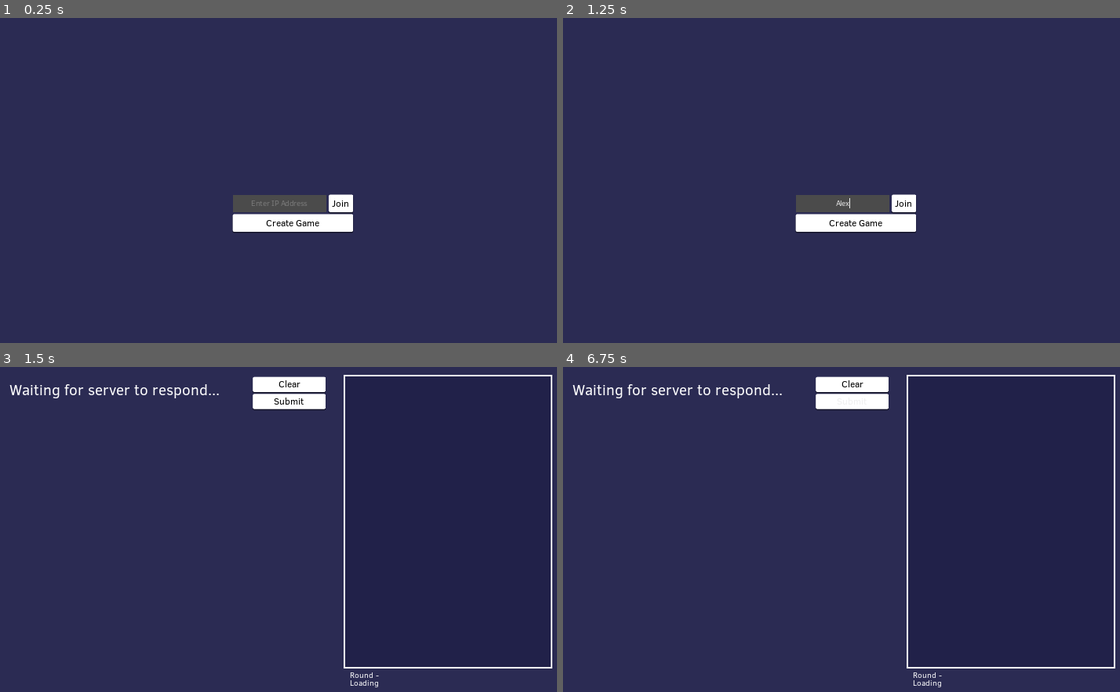
Above: before the commit, frames 1-4 (two rows, left to right).
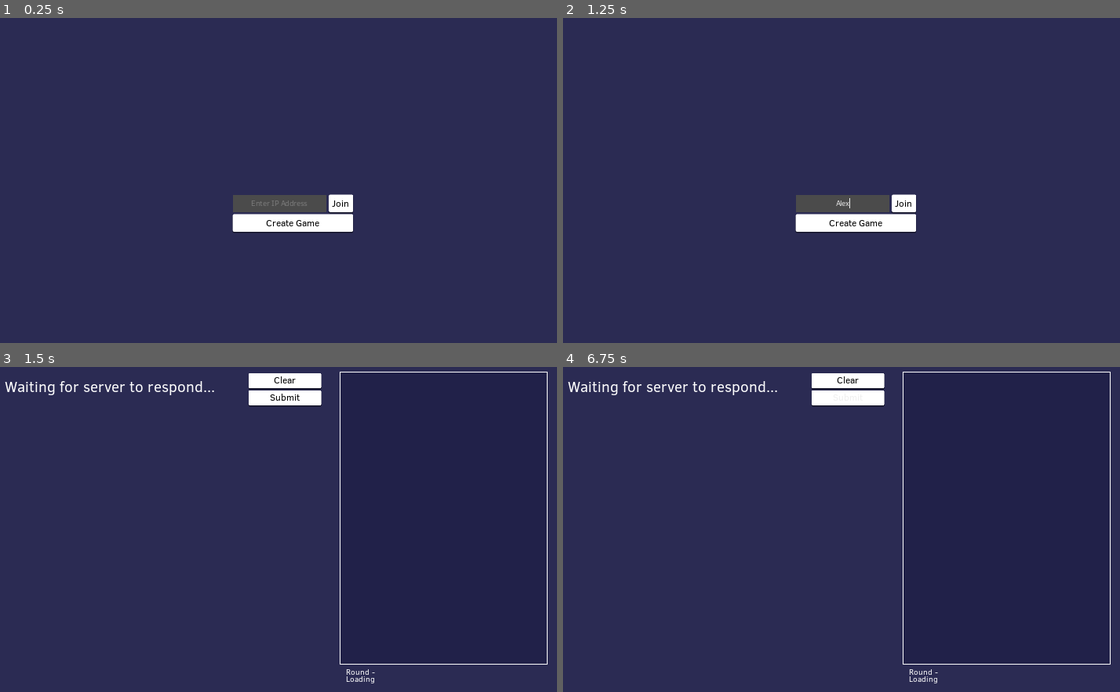
Above: after the commit, the same moments.

Repository: rednir/DrawingGame
Game: Godot game, scene res://Scenes/MainMenu.tscn
Same seed, same stepped clock (60 frames per second), same inputs: the game is played once before the commit and once after it.
Inputs (mouse positions are in pixels of both pictures, inside the frame that each line leads up to):
- Up to frame 1 (0.25 s): no input
- Up to frame 2 (1.25 s): click (841, 203) at 0.52 s; type "Alex" at 0.6 s
- Up to frame 3 (1.5 s): click "Join" at 1.25 s
- Up to frame 4 (6.75 s): click "Clear" at 2 s; click "Submit" at 2.75 s; click "Clear" at 3.5 s; click "Submit" at 4.25 s; click "Clear" at 5 s; click "Submit" at 5.75 s; tap Enter at 6.5 s; move the mouse to (986, 500) at 6.52 s; click (986, 500) at 6.67 s

Frames 1-2 are identical in both runs. In frame 3, 3.0% of the frame differs, in the area x 0-100%, y 1-99%; in frame 4, 2.9%.

Commit message:
add new game button

Diff:
--- a/Scenes/Game.tscn
+++ b/Scenes/Game.tscn
@@ -36,10 +36,6 @@
 [node name="GameRoot" type="Control"]
 anchor_right = 1.0
 anchor_bottom = 1.0
-margin_left = 7.31494
-margin_top = 6.0
-margin_right = 7.31494
-margin_bottom = 6.0
 script = ExtResource( 6 )
 __meta__ = {
 "_edit_use_anchors_": false
@@ -61,6 +57,7 @@
 margin_top = 3.0
 margin_right = -30.0
 margin_bottom = 112.0
+rect_pivot_offset = Vector2( -84.3149, 137 )
 __meta__ = {
 "_edit_use_anchors_": false
 }
@@ -104,6 +101,37 @@
 "_edit_use_anchors_": false
 }
 
+[node name="ContainerHostButtons" type="VBoxContainer" parent="DrawingCanvas"]
+margin_left = -148.0
+margin_top = 370.0
+margin_right = -30.0
+margin_bottom = 479.0
+rect_pivot_offset = Vector2( -84.3149, 137 )
+alignment = 2
+__meta__ = {
+"_edit_use_anchors_": false
+}
+
+[node name="ButtonNewGame" type="Button" parent="DrawingCanvas/ContainerHostButtons"]
+margin_top = 85.0
+margin_right = 118.0
+margin_bottom = 109.0
+rect_min_size = Vector2( 0, 24 )
+rect_pivot_offset = Vector2( 78.785, 36 )
+custom_styles/hover = ExtResource( 4 )
+custom_styles/pressed = ExtResource( 5 )
+custom_styles/focus = SubResource( 2 )
+custom_styles/normal = ExtResource( 2 )
+custom_fonts/font = SubResource( 4 )
+custom_colors/font_color_disabled = Color( 0, 0, 0, 0.490196 )
+custom_colors/font_color = Color( 0, 0, 0, 1 )
+custom_colors/font_color_hover = Color( 0, 0, 0, 1 )
+custom_colors/font_color_pressed = Color( 0, 0, 0, 1 )
+text = "New Game"
+__meta__ = {
+"_edit_use_anchors_": false
+}
+
 [node name="PlayersList" type="VBoxContainer" parent="."]
 margin_left = 56.0
 margin_top = 130.0
--- a/Scripts/AutoLoads/Client.gd
+++ b/Scripts/AutoLoads/Client.gd
@@ -22,7 +22,7 @@
 
 func _ready():
 	Events.connect("new_turn", self, "on_new_turn")
-	pass
+
 
 
 
--- a/Scripts/AutoLoads/Events.gd
+++ b/Scripts/AutoLoads/Events.gd
@@ -4,7 +4,9 @@
 
 signal new_turn
 signal new_data
+signal new_game
 signal error(message)
+signal info(message)
 
 
 var dialog
@@ -15,6 +17,7 @@
 
 func _ready():
 	connect("error", self, "on_error")
+	connect("info", self, "on_info")
 
 
 
@@ -45,6 +48,11 @@
 
 
 
+func on_info(message):
+	show_dialog("Info", message)
+
+
+
 
 func on_dialog_close():
 	dialog_bg.hide()
--- a/Scripts/AutoLoads/Server.gd
+++ b/Scripts/AutoLoads/Server.gd
@@ -7,6 +7,7 @@
 var possible_prompts = [
 	"diary", "bottle", "water", "packet", "chewing gum", "tissue", "glasses", "watch", "sweet", "photo", "camera", "stamp" …(484 unchanged characters)…
 ]
+var prompt = "Prompt Unset"
 
 var player_colors = [
 	Color.green,
@@ -39,6 +40,8 @@
 
 
 func _ready():
+	Events.connect("new_game", self, "on_new_game")
+	emit_signal("new_game")
 	pass
 
 
@@ -99,12 +102,6 @@
 		canvas_data = packet.data
 		#send_data_to_clients("canvas_data", canvas_data) dont think i need this
 
-	#elif packet.name == "new_round":
-	#	round_data.current_round += 1
-	#	canvas_data.append([])
-	#	send_data_to_clients("round_data", round_data)
-	#	send_data_to_clients("canvas_data", round_data)
-
 	elif packet.name == "new_turn":
 		if len(canvas_data[len(canvas_data) - 1]) >= len(list_of_players):
 			# create new round if amount of turns >= amount of players
@@ -138,10 +135,12 @@
 
 
 
+
 func add_new_player(player, id):
 	player.client_id = id
 	player.color = get_next_available_color()
 	list_of_players.append(player)
+
 
 
 
@@ -154,3 +153,18 @@
 		return null
 	else:
 		return available_colors[0]
+
+
+
+
+func on_new_game():
+	print("emitted new game succesfsaef")
+	canvas_data = [[[]]]
+	round_data = {
+		current_round = 0,
+		current_player_turn = 0
+	}
+	prompt = possible_prompts[randi() % len(possible_prompts - 1)]
+
+	send_data_to_clients("canvas_data", canvas_data)
+	send_data_to_clients("round_data", round_data)
--- a/Scripts/Game.gd
+++ b/Scripts/Game.gd
@@ -9,10 +9,15 @@
 
 
 
+
 func _ready():
-	#Events.connect("new_round", self, "on_new_round")
 	Events.connect("new_data", self, "on_new_data")
-	#Events.emit_signal("new_round")
+	$DrawingCanvas/ContainerHostButtons/ButtonNewGame.connect("pressed", self, "on_button_new_game_pressed")
+
+	if Server.server == null:
+		$DrawingCanvas/ContainerHostButtons.visible = false
+	else:
+		Events.emit_signal("info", "If you want someone to be able to join you over a different network, you must port forward your private IP.\nOther people will then be able to use your public IP to join you.")
 
 
 
@@ -62,4 +67,10 @@
 	text_prompt_node.bbcode_text = "Draw a %s" % Client.prompt
 	print(Server.server)
 	if Server.server != null:
-		text_prompt_node.bbcode_text = "You are the server"
+		pass
+		# TODO: Set some visible text telling the user they are server maybe? or maybe not
+
+
+
+func on_button_new_game_pressed():
+	Events.emit_signal("new_game")
Not shown: 4 places in Scenes/MainMenu.tscn that only renumber resources
